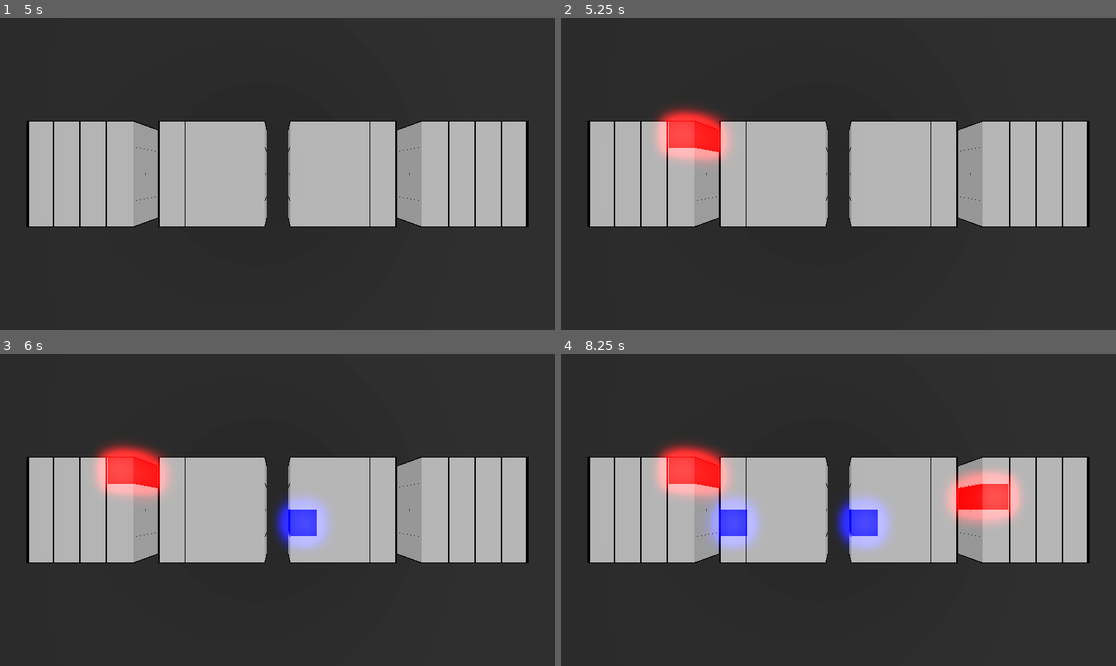
Above: before the commit, frames 1-4 (two rows, left to right).
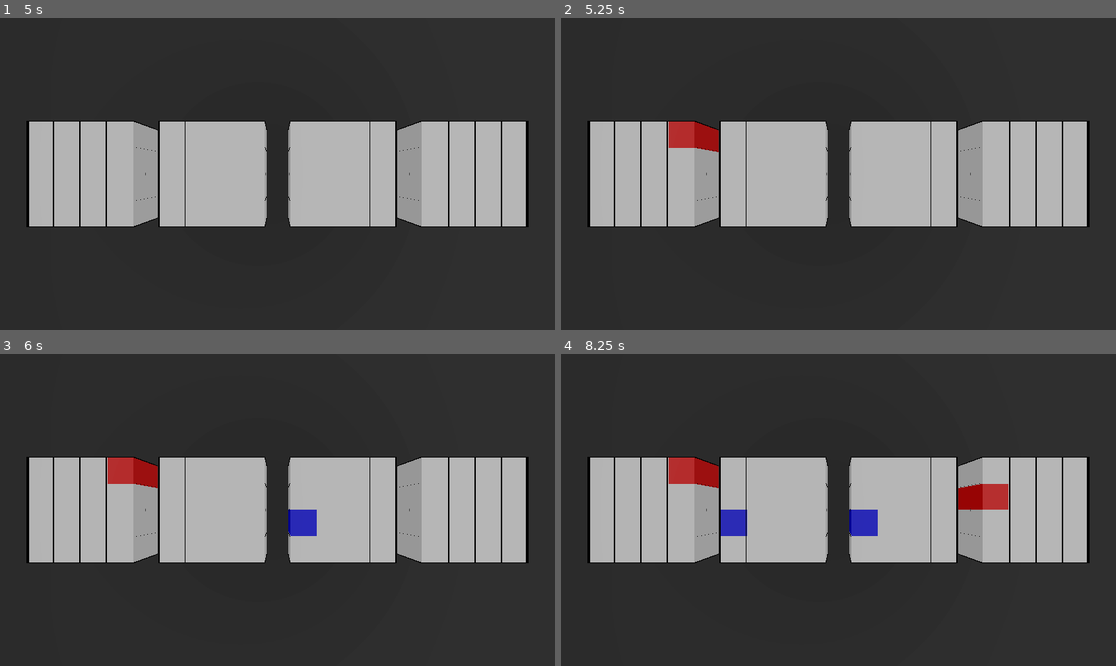
Above: after the commit, the same moments.

Repository: WingusInbound/3D-Tic-Tac-Toe
Game: Godot game, scene res://Scenes/main.tscn
Two runs of this game, one before a commit and one after it. Both use one fixed random seed, a clock stepped at 60 frames per second and the inputs below.
Inputs (mouse positions are in pixels of both pictures, inside the frame that each line leads up to):
- Up to frame 1 (5 s): click "Start" at 0.5 s; move the mouse to (399, 158) at 1.27 s; press the mouse at (399, 158) at 1.28 s; move the mouse to (166, 189) at 2.02 s; release the mouse at (166, 189) at 2.03 s; click (166, 189) at 2.1 s; move the mouse to (333, 105) at 2.77 s; press the mouse at (333, 105) at 2.78 s; move the mouse to (249, 236) at 3.52 s; release the mouse at (249, 236) at 3.53 s; click (249, 236) at 3.6 s; move the mouse to (444, 220) at 4.27 s; press the mouse at (444, 220) at 4.28 s
- Up to frame 2 (5.25 s): tap Enter at 5 s; move the mouse to (672, 127) at 5.02 s; release the mouse at (672, 127) at 5.03 s; click (672, 127) at 5.1 s
- Up to frame 3 (6 s): tap Space at 5.75 s; move the mouse to (305, 510) at 5.77 s; press the mouse at (305, 510) at 5.78 s
- Up to frame 4 (8.25 s): tap Enter at 6.5, 8 s; move the mouse to (755, 432) at 6.52 s; release the mouse at (755, 432) at 6.53 s; click (755, 432) at 6.6 s; tap Space at 7.25 s; move the mouse to (960, 494) at 7.27 s; press the mouse at (960, 494) at 7.28 s; move the mouse to (727, 525) at 8.02 s; release the mouse at (727, 525) at 8.03 s; click (727, 525) at 8.1 s

Frame 1 is identical in both runs. In frame 2, 2.2% of the frame differs, in the area x 16-31%, y 28-47%; in frame 3, 3.7%; in frame 4, 7.2%, in the area x 16-84%, y 28-63%.

Commit message:
fixed glowing squares

Diff:
--- a/Scripts/global_vars.gd
+++ b/Scripts/global_vars.gd
@@ -5,7 +5,7 @@
 
 var cube_size: int = 4
 
-var player_one_color: Color = Color(255,0,0)
-var player_two_color: Color = Color(0,0,255)
+var player_one_color: Color = Color(1,0,0)
+var player_two_color: Color = Color(0,0,1)
 
 var ai_toggle: bool = false
--- a/Scripts/ui.gd
+++ b/Scripts/ui.gd
@@ -22,6 +22,7 @@
 	end_menu.visible = false
 	player_one.color = GlobalVars.player_one_color
 	player_two.color = GlobalVars.player_two_color
+
 
 func toggle_pause() -> void:
 	if not paused:
